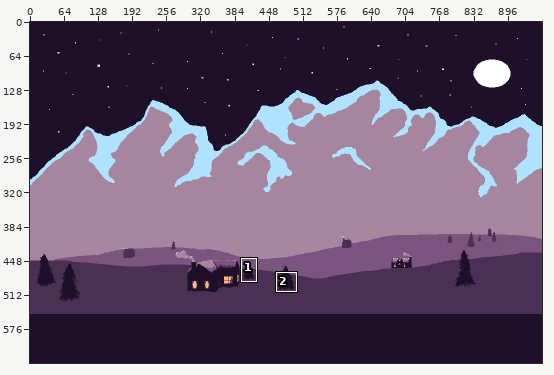
Two states of a pixel-art file, assets/background.aseprite. The picture above shows the old version from afar; the outline marks the close-up.
Close-up. Before the edit:
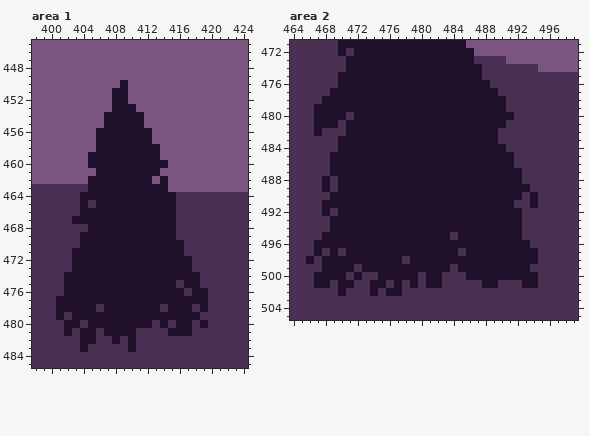
960x640 pixels, 1 frame. Shown: area 1: x 398..424, y 445..485; area 2: x 464..499, y 471..505. The commit also changed other parts of the picture, which this record leaves out.
After the commit:
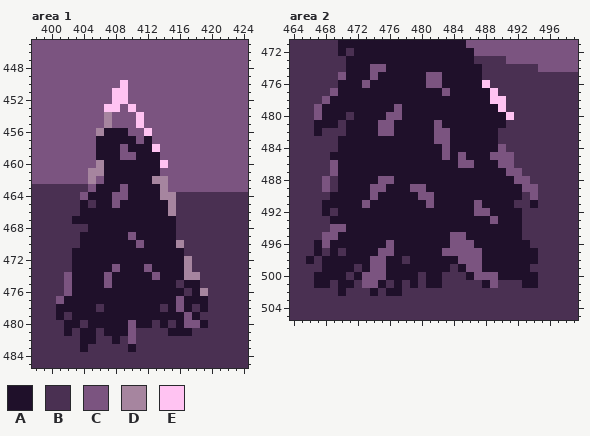
Palette (. is transparent): A #1f102a  B #4a3052  C #7b5480  D #a6859f  E #ffc3f2
From old to new:
layer "TreeTops" added
Changed rows in their new state; - is an unchanged pixel.
Area 1, layer "TreeTops":
first column x 401:
450 --------E----------
451 -------EE----------
452 -------EE----------
453 ------EECE---------
454 ------DCCCE--------
455 ------DCCCE--------
456 -----D---CCE-------
457 ----------C--------
458 --------C---E------
459 ----C---CC---------
460 ----CD-------E-----
461 ----DD-------------
462 ----DC------DD-----
463 ----C---C----D-----
464 ---C---CC----DD----
465 -------C------D----
466 --------------D----
469 ---------C---------
470 ----------C----D---
472 ----------------D--
473 -------C---C----D--
474 -C----C-----C---DD-
475 -C----C------------
476 -C----------------D
477 C--------------C---
478 ---------------C---
479 ----------------C--
480 ---------C------CC-
481 ---------C---------
482 ---------C---------
Area 2, layer "TreeTops":
first column x 467:
474 -------CC-------------------
475 ---C---C------CC------------
476 ------C-------CC-----E------
477 --C-------------C-----E-----
478 -C--------------------EE----
479 C---------C------------E----
480 C--------CC-------------E---
481 --------CC-----C------------
482 --------CC-----CC-----------
483 ---------------CC-----------
484 ----------------C------C----
485 ----------------C-C---CCC---
486 --C---------------CC---CC---
487 --C---------------------CC--
488 -C------CC---------------CC-
489 -C-----CC---CC------------CC
490 -------C-----CC------------C
491 ------C-------C-----C-------
492 --------------------CC------
493 ----------------------C-----
494 --CC------------------------
495 -CC--------------CC---------
496 -C-------C-------CCC--------
497 --------CC------CCCCC-------
498 -------CC---------CCC-------
499 -------CC----------CC-------
500 ------CCC-----------CCC-----
501 ------CC--------------C-----
Where, in picture pixels (left, top, right, bottom), the same in both close-ups:
changed: (80, 80, 208, 344)
changed: (56, 272, 72, 304)
changed: (314, 64, 538, 288)
